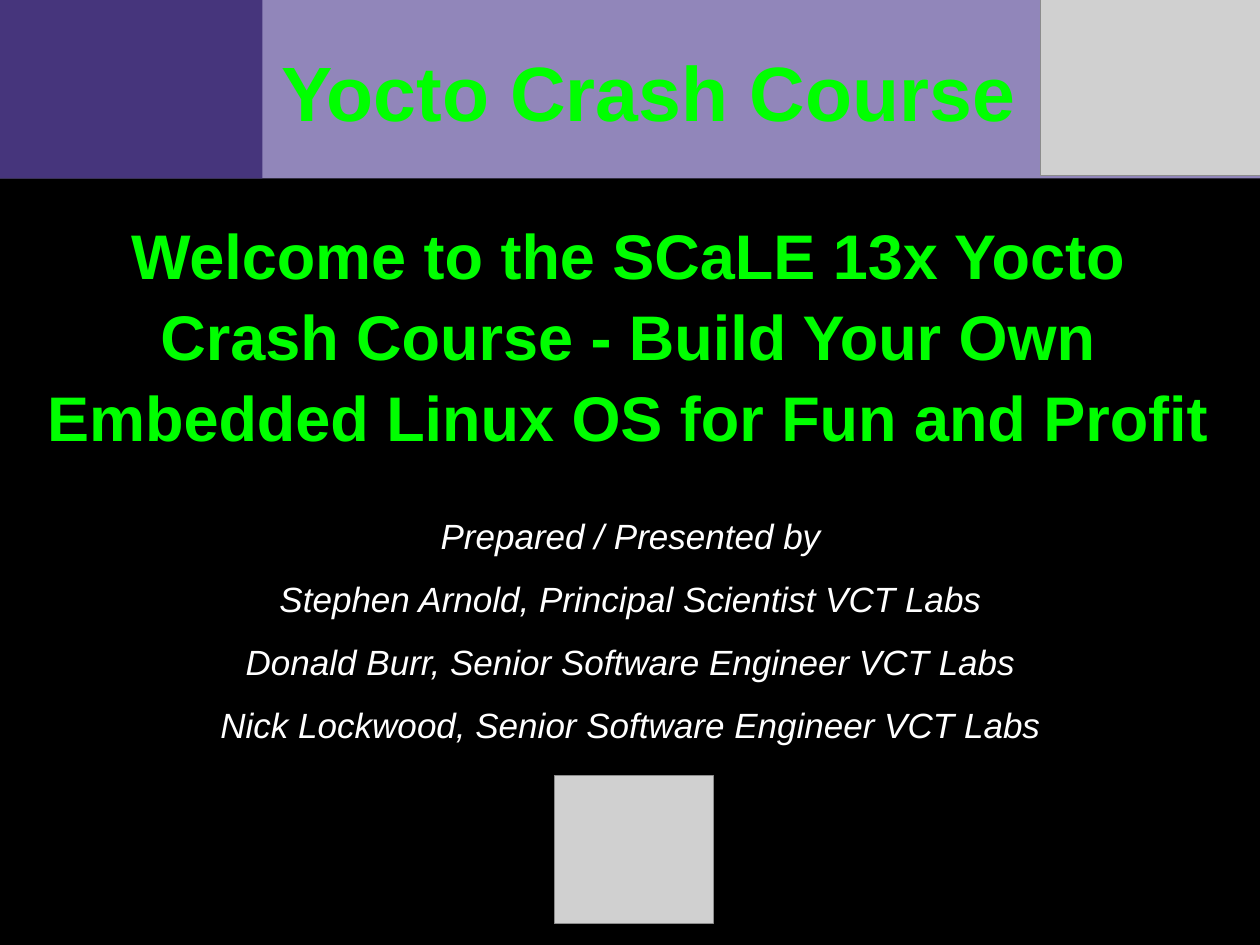
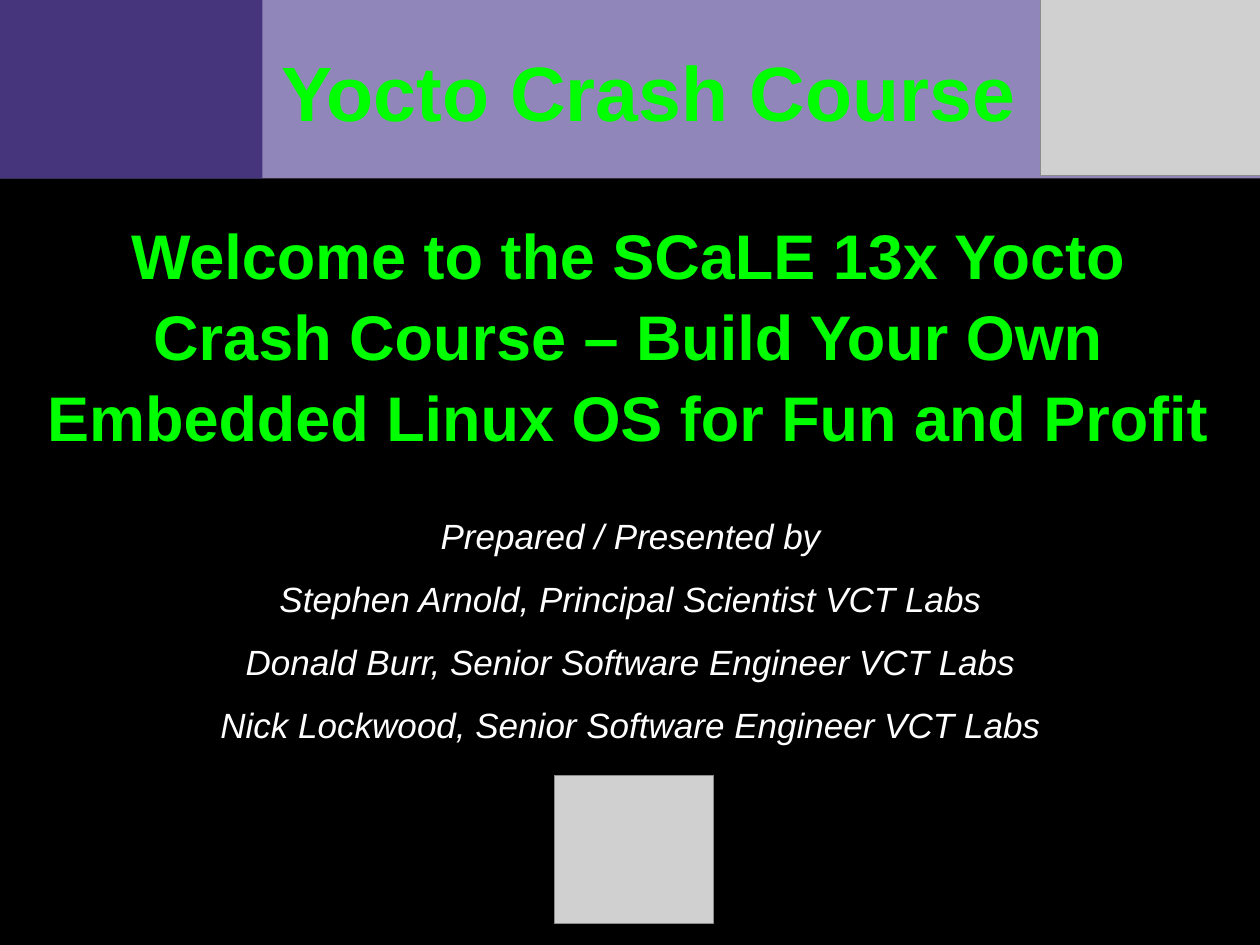
Before and after one commit to VCTLabs/scale13x-presentations, a slide deck: slide 1 of yocto_scale_handout.odp. Drawn at 1260x945 pixels with LibreOffice and Linux fonts; fonts in the diff are those of the drawing; grey boxes stand for pictures; background and template pictures are left out. Boxes give left, top, right and bottom in pixels: in the first picture for what was removed or moved away, otherwise in the second. Text is boxed around its words. In the diff, an @@ line names an element or a change of style, - is before the commit and + after.

```diff
--- a/yocto_scale_handout.odp
+++ b/yocto_scale_handout.odp
@@ title at bbox=[47, 233, 1207, 442]: text changed @@
-Welcome to the SCaLE 13x Yocto Crash Course - Build Your Own Embedded Linux OS for Fun and Profit
+Welcome to the SCaLE 13x Yocto Crash Course – Build Your Own Embedded Linux OS for Fun and Profit
```
Also in this commit, not shown: 1 other slide changed, 1 other file.
